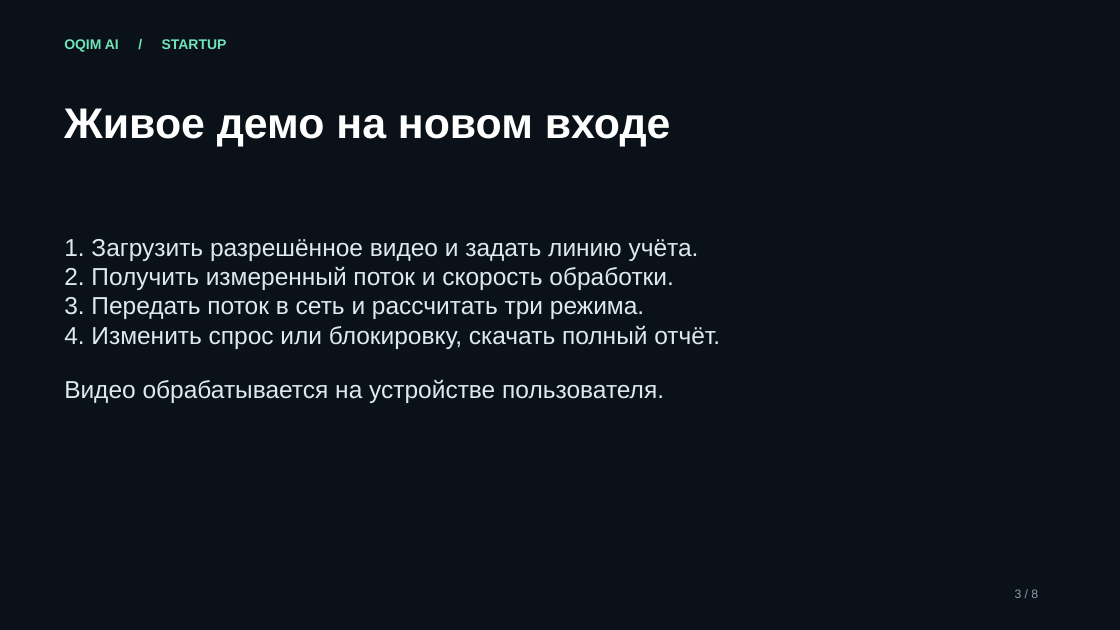
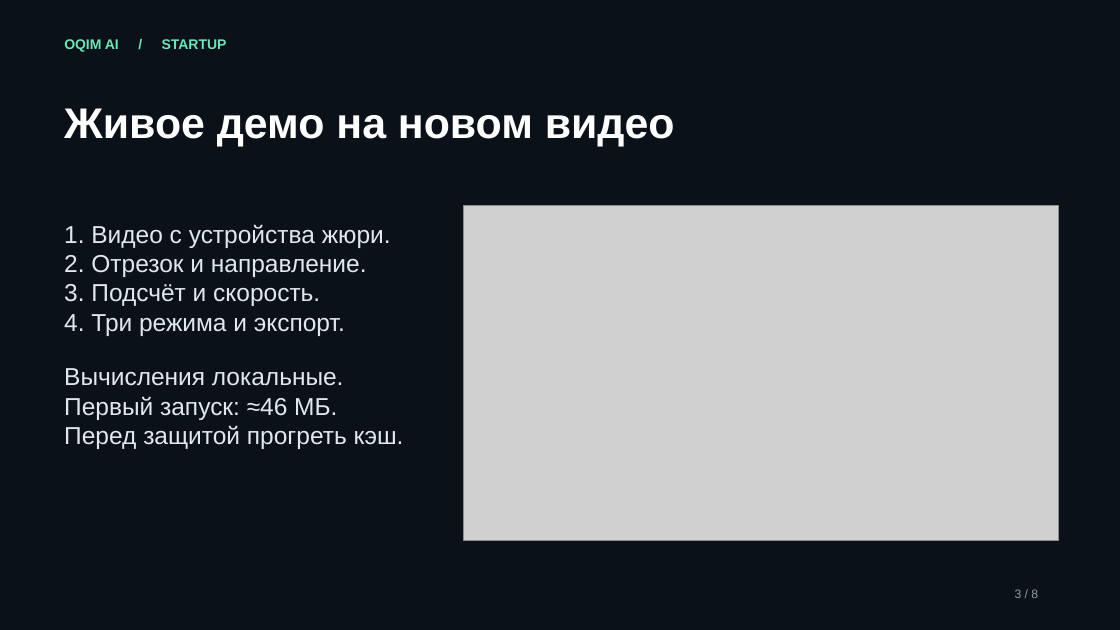
Before and after one commit to baytoooo/oqim-ai, a slide deck: slide 3 of DEFENSE.pptx. Drawn at 1120x630 pixels with LibreOffice and Linux fonts; fonts in the diff are those of the drawing; grey boxes stand for pictures. Boxes give left, top, right and bottom in pixels: in the first picture for what was removed or moved away, otherwise in the second. Text is boxed around its words. In the diff, an @@ line names an element or a change of style, - is before the commit and + after.

```diff
--- a/DEFENSE.pptx
+++ b/DEFENSE.pptx
@@ text at (64,108,675,147): text changed @@
-Живое демо на новом входе
+Живое демо на новом видео
@@ picture added at (464,206,1059,540) @@
@@ text at (64,224,404,449): text changed @@
-1. Загрузить разрешённое видео и задать линию учёта.
-2. Получить измеренный поток и скорость обработки.
-3. Передать поток в сеть и рассчитать три режима.
-4. Изменить спрос или блокировку, скачать полный отчёт.
-Видео обрабатывается на устройстве пользователя.
+1. Видео с устройства жюри.
+2. Отрезок и направление.
+3. Подсчёт и скорость.
+4. Три режима и экспорт.
+Вычисления локальные.
+Первый запуск: ≈46 МБ.
+Перед защитой прогреть кэш.
```
Also in this commit, not shown: 5 other slides changed, 2 slides added, 2 slides removed, 24 other files.
